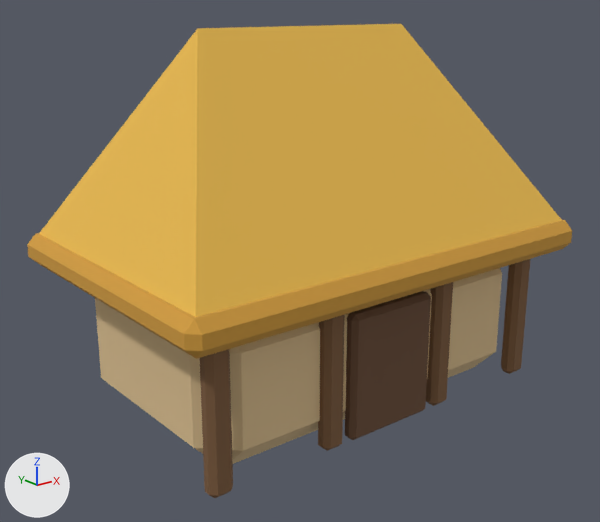
Before and after pictures for a commit that changed the glTF model public/terrain-study/settlements/ns-thatch-barn.glb.
One viewpoint serves both versions: a 50 mm lens placed at (-0.659, -0.806, 0.499), pointed at (-0.019, -0.007, 0.179). Lighting does not change. The marker at lower left points along +X, +Y and +Z. The picture after the commit comes second. Vertices at exactly the same position are counted once.
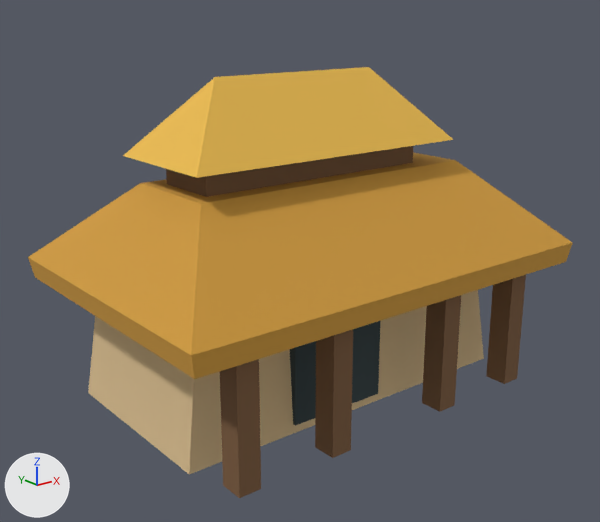
What differs and where, as boxes [x1, y1, x2, y2] in the pictures (600 x 522 px):
'Cube', reshaped, moved (9% shorter)
    before: [27, 24, 572, 498]
    after: [28, 67, 573, 498]
part 1 of me_cube_011, added (brown)
    after: [220, 359, 261, 498]
part 2 of me_cube_011, added (brown)
    after: [315, 329, 353, 458]
part 3 of me_cube_011, added (brown)
    after: [422, 295, 461, 412]
part 4 of me_cube_011, added (brown)
    after: [486, 275, 526, 384]
part 5 of me_cube_011, added (brown)
    after: [166, 146, 413, 197]
part 6 of me_cube_011, added
    after: [290, 321, 380, 426]
part 7 of me_cube_011, rebuilt (6% shorter)
    before: [95, 268, 502, 464]
    after: [88, 290, 484, 474]
part 8 of me_cube_011, rebuilt (22% shorter)
    before: [39, 24, 562, 317]
    after: [28, 152, 573, 379]
part 9 of me_cube_011, deleted
    before: [27, 220, 572, 498]
part 10 of me_cube_011, added (orange)
    after: [123, 67, 454, 178]

Edits to the bpy script that builds the scene:
```text
Add mat_work_deep_shade:
    mat_work_deep_shade = principled_material('Work deep shade')
    mat_work_deep_shade.base_color = (0.0356, 0.0578, 0.063)  # greyish cyan #354447
    mat_work_deep_shade.roughness = 0.94
Change me_cube_011:
    used by ob_cube; location = (0.0, 0.0, 0.095)
    remove me_cube_011.from_pydata(...)  # 174 vertices, 316 faces; spans x -0.3..0.3, y -0.2..0.2, z -0.095..0.375
    add me_cube_011.from_pydata(...)  # 82 vertices, 124 faces; spans x -0.298..0.298, y -0.196..0.196, z 0.0..0.417
    me_cube_011 part 1: a new loose piece, a box spanning x -0.233..-0.205, y -0.172..-0.142, z 0.0..0.178, in mat_ns_timber (brown #7c5b3d)
    me_cube_011 part 2: a new loose piece, a box spanning x -0.104..-0.076, y -0.172..-0.142, z 0.0..0.178, in mat_ns_timber (brown #7c5b3d)
    me_cube_011 part 3: a new loose piece, a box spanning x 0.076..0.104, y -0.172..-0.142, z 0.0..0.178, in mat_ns_timber (brown #7c5b3d)
    me_cube_011 part 4: a new loose piece, a box spanning x 0.205..0.233, y -0.172..-0.142, z 0.0..0.178, in mat_ns_timber (brown #7c5b3d)
    me_cube_011 part 5: a new loose piece, a box spanning x -0.18..0.144, y -0.043..0.043, z 0.273..0.337, in mat_ns_timber (brown #7c5b3d)
    me_cube_011 part 6: a new loose piece, a box spanning x -0.103..0.033, y -0.104..-0.086, z 0.012..0.18, in mat_work_deep_shade (greyish cyan #354447)
    me_cube_011 part 7: the loose piece of 24 vertices spanning x -0.25..0.25, y -0.15..0.15, z -0.095..0.095 is rebuilt with 8 vertices and now spans x -0.25..0.25, y -0.1..0.156, z 0.0..0.175
    me_cube_011 part 8: the loose piece of 6 vertices spanning x -0.285..0.285, y -0.185..0.185, z 0.125..0.375 is rebuilt with 12 vertices and now spans x -0.298..0.298, y -0.196..0.196, z 0.162..0.293, in mat_ns_old_straw (orange #cf9a3c)
    me_cube_011 part 9: 6 loose pieces with 144 vertices, spanning x -0.3..0.3, y -0.2..0.2, z -0.095..0.125, are deleted
    me_cube_011 part 10
    14 vertices are added at x -0.288..0.288, y -0.19..0.19, z 0.19..0.417
    20 new faces join them, mat_ns_straw (orange #ecbc4f)
    remove me_cube_011.materials.append(mat_ns_door)  # brown #6b4d37
    add me_cube_011.materials.append(mat_work_deep_shade)  # greyish cyan #354447
Change ob_cube:
    ob_cube.location: (0.0, 0.0, 0.095) -> (0.0, 0.0, 0.0)
```
